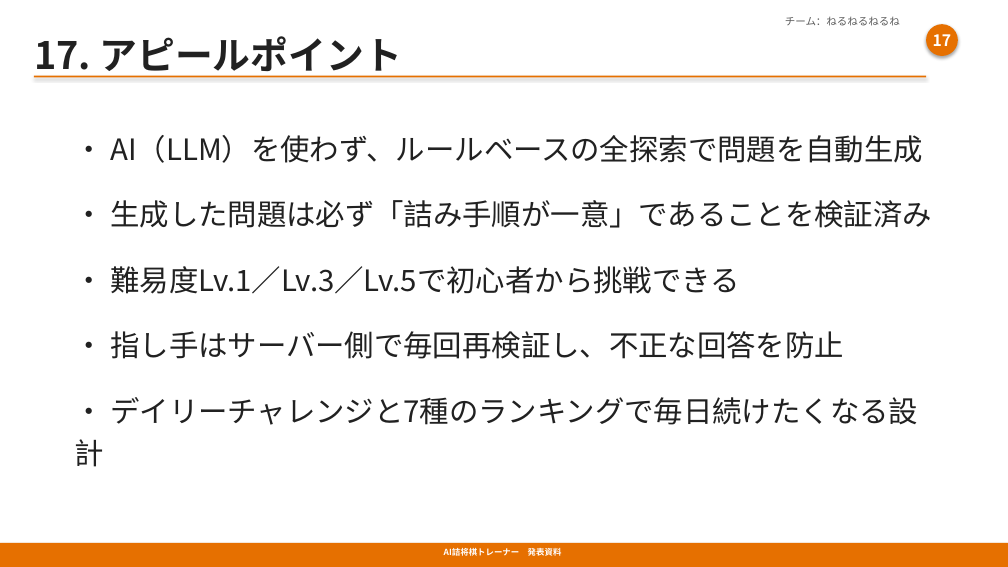
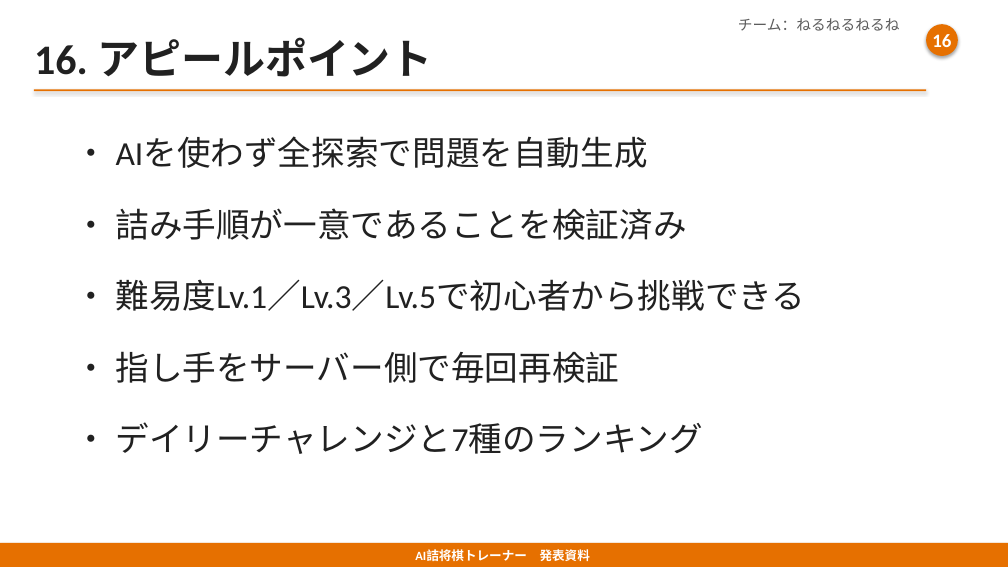
Before and after one commit to yoichi-project01/shogi-tsume-ai, a slide deck: slide 17 of AI詰将棋トレーナー_発表用.pptx (slide 18 before the commit). Drawn at 1008x567 pixels with LibreOffice and Linux fonts; fonts in the diff are those of the drawing. Boxes give left, top, right and bottom in pixels: in the first picture for what was removed or moved away, otherwise in the second. Text is boxed around its words. In the diff, an @@ line names an element or a change of style, - is before the commit and + after.

```diff
--- a/AI詰将棋トレーナー_発表用.pptx
+++ b/AI詰将棋トレーナー_発表用.pptx
@@ text "チーム：ねるねるねるね" at [738,18,900,31]: size 10 to 14 pt, font Noto Sans CJK JP to Calibri @@
@@ text at [34,37,433,77]: text changed; size 36 to 40 pt; font Noto Sans CJK JP to Calibri @@
-17. アピールポイント
+16. アピールポイント
@@ text in ellipse at [932,34,951,53]: text changed; size 15 to 18 pt; font Noto Sans CJK JP to Calibri @@
-17
+16
@@ rectangle: place and size @@
-rectangle at [34,76,926,78]
+rectangle at [34,89,926,91]
@@ text at [74,138,687,240]: text changed; size 28 to 32 pt; font Noto Sans CJK JP to Calibri @@
-・ AI（LLM）を使わず、ルールベースの全探索で問題を自動生成
-・ 生成した問題は必ず「詰み手順が一意」であることを検証済み
+・ AIを使わず全探索で問題を自動生成
+・ 詰み手順が一意であることを検証済み
@@ text at [74,279,806,311]: size 28 to 32 pt, font Noto Sans CJK JP to Calibri in "・ 難易度Lv.1／Lv.3／Lv.5で初心者から挑戦できる" @@
@@ text at [74,351,703,454]: text changed; size 28 to 32 pt; font Noto Sans CJK JP to Calibri @@
-・ 指し手はサーバー側で毎回再検証し、不正な回答を防止
-・ デイリーチャレンジと7種のランキングで毎日続けたくなる設計
+・ 指し手をサーバー側で毎回再検証
+・ デイリーチャレンジと7種のランキング
@@ text "AI詰将棋トレーナー 発表資料" at [415,549,590,561]: size 8 to 12 pt, font Noto Sans CJK JP to Calibri @@
```
Also in this commit, not shown: 20 other slides changed, 1 slide removed, 1 other file.
